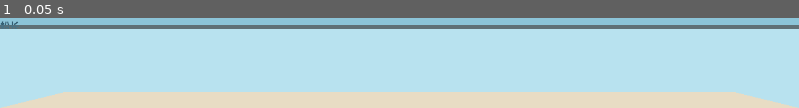
Above: before the commit, frame 1.
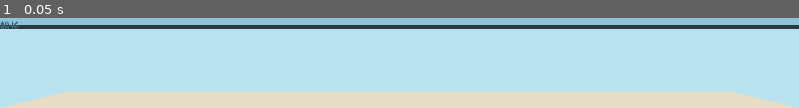
Above: after the commit, the same moment.

Repository: supdogg926/desktop-reef-tank
Game: Godot game, scene res://scenes/Main.tscn
The game is run twice, just before and just after one commit, with the same random seed, the same clock (stepped at 60 frames per second) and the same inputs.
Inputs:
- Up to frame 1 (0.05 s): no input

The runs differ from the first frame. In frame 1, 4.4% of the frame differs, in the area x 0-100%, y 7-13%.

Commit message:
fix: explicitly set WINDOW_FLAG_TRANSPARENT and clear color at runtime to enable DWM alpha compositing

Diff:
--- a/scripts/Main.gd
+++ b/scripts/Main.gd
@@ -382,6 +382,9 @@
 
 
 func _position_overlay_window() -> void:
+	DisplayServer.window_set_flag(DisplayServer.WINDOW_FLAG_TRANSPARENT, true)
+	get_tree().get_root().set_transparent_background(true)
+	RenderingServer.set_default_clear_color(Color(0, 0, 0, 0))
 	var screen_id := DisplayServer.window_get_current_screen()
 	var screen_size := DisplayServer.screen_get_size(screen_id)
 	var rect := OverlayLayout.calculate_overlay_rect(screen_size)
Binary file added: docs/screenshots/navbar_fix_v4_runtime_flag.png
